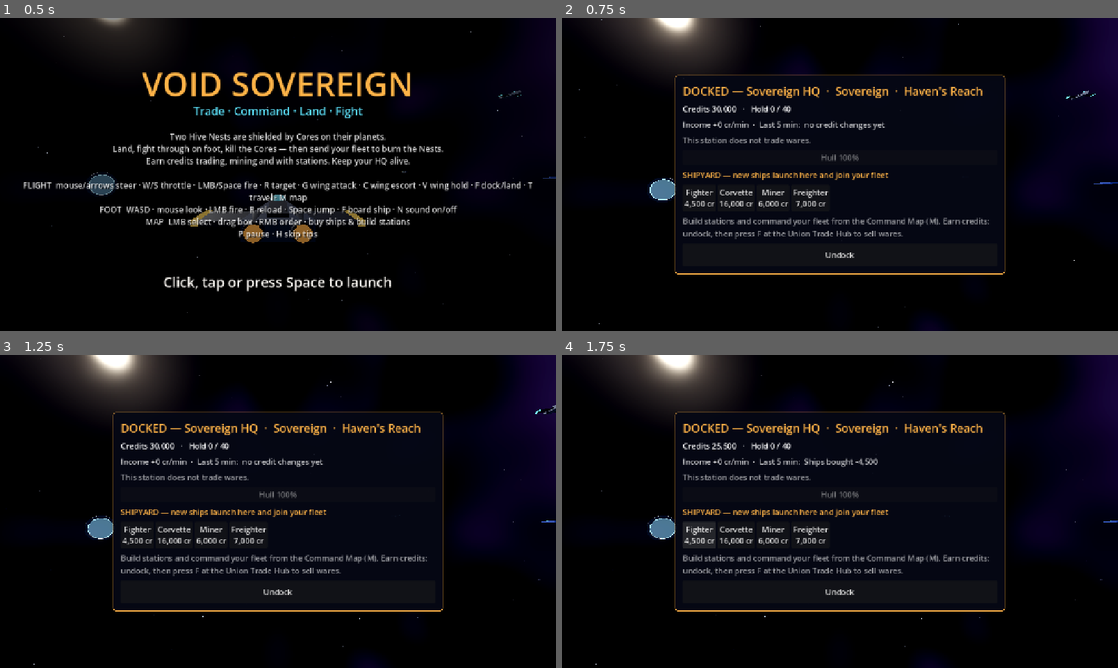
Above: before the commit, frames 1-4 (two rows, left to right).
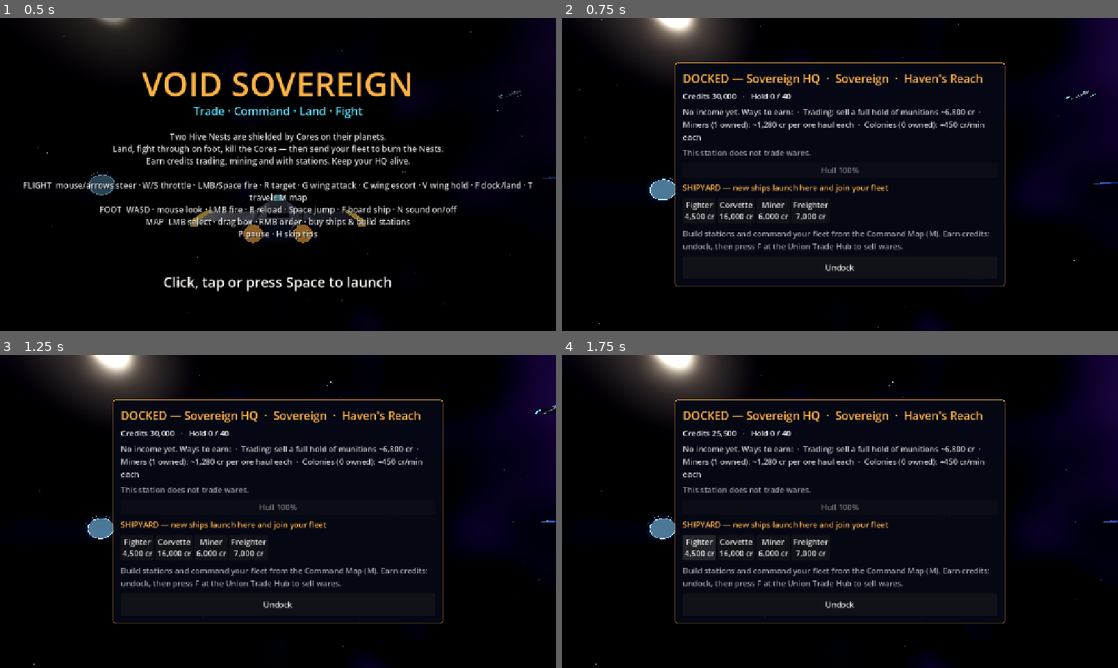
Above: after the commit, the same moments.

Repository: iladin/godot-web-games
Game: Godot game, scene res://scenes/main.tscn
The game is run twice, just before and just after one commit, with the same random seed, the same clock (stepped at 60 frames per second) and the same inputs.
Inputs (mouse positions are in pixels of both pictures, inside the frame that each line leads up to):
- Up to frame 1 (0.5 s): no input
- Up to frame 2 (0.75 s): tap Enter (ui_accept) at 0.5 s; move the mouse to (962, 158) at 0.52 s; hold Up (pitch_up) from 0.53 s (still down); tap F (act) at 0.6 s; click (962, 158) at 0.67 s
- Up to frame 3 (1.25 s): keep holding Up (pitch_up); tap Enter (ui_accept) at 0.77 s
- Up to frame 4 (1.75 s): release Up (pitch_up) at 1.25 s; click "Fighter 4,500 cr" at 1.25 s

Frame 1 is identical in both runs. In frame 2, 8.1% of the frame differs, in the area x 20-80%, y 14-86%; in frame 3, 8.1%; in frame 4, 8.3%.

Commit message:
studio(S0036): VS-040 Income empty state and net/gross labelling
Map/dock ledger lists 3 income sources while gross is 0, then net (gross).
QA PASS round 1; check.sh PASS.

Co-Authored-By: Claude Sonnet 5.5 <noreply@anthropic.com>
Claude-Session: https://claude.ai/code/session_016YmgZkgqS4hE63QA7kEsMi

Diff:
--- a/games/void-sovereign/scripts/selftest.gd
+++ b/games/void-sovereign/scripts/selftest.gd
@@ -784,6 +784,12 @@
 	assert(float(u.ledger.totals["ships"]) < 0.0 and float(u.ledger.totals["bounty"]) == Defs.BOUNTY["drone"])
 	var rate := u.ledger.income_per_min(u.time)
 	assert(rate > 0.0, "cr/min counts recent income")
+	# VS-040: gross >= net; panel shows net (gross) once income starts and sources before.
+	assert(u.ledger.income_per_min(u.time) >= u.ledger.net_per_min(u.time) - 0.001, "gross >= net")
+	assert(Hud.ledger_text(u).contains("net ") and Hud.ledger_text(u).contains("gross "), "panel labels net and gross")
+	var fresh := Universe.new()
+	fresh.setup(JOURNEY_SEED)
+	assert(fresh.income_sources().size() == 3 and Hud.ledger_text(fresh).contains("No income yet") and Hud.ledger_text(fresh).contains("0 owned"), "empty state lists 3 sources")
 	assert(not u.ledger.breakdown(u.time).is_empty())
 	# Rolling windows: after 6 quiet minutes the breakdown is empty and only new income counts.
 	u.time += 360.0
--- a/games/void-sovereign/scripts/sim/ledger.gd
+++ b/games/void-sovereign/scripts/sim/ledger.gd
@@ -56,6 +56,18 @@
 	return gain / span * 60.0
 
 
+## Net income (earnings minus spending) per minute over the same window; gross >= net always.
+func net_per_min(now: float) -> float:
+	var first := int(floor((now - RATE_WINDOW) / BUCKET)) + 1
+	var net := 0.0
+	for b: Dictionary in _buckets:
+		if int(b["i"]) >= first:
+			for c: String in b["net"]:
+				net += float(b["net"][c])
+	var span := clampf(now - maxf(float(first) * BUCKET, 0.0), MIN_RATE_SPAN, RATE_WINDOW)
+	return net / span * 60.0
+
+
 ## Net credits per category over the last `window` seconds, largest magnitude first.
 ## Returns [[category, amount], ...]; categories that rounded to zero are left out.
 func breakdown(now: float, window: float = BREAKDOWN_WINDOW) -> Array:
--- a/games/void-sovereign/scripts/sim/universe.gd
+++ b/games/void-sovereign/scripts/sim/universe.gd
@@ -223,6 +223,22 @@
 				nf.append(n)
 		frontier = nf
 	return out
+
+
+## VS-040: the three income sources shown before the first income, with estimates computed from the
+## same Defs numbers that pay out (full-hold sale at base price, per-minute colony income).
+func income_sources() -> Array[String]:
+	var hold: int = int(Defs.SHIP["interceptor"]["cargo"])
+	var haul: int = int(Defs.SHIP["miner"]["cargo"])
+	var miners := 0
+	for e: Variant in entities.values():
+		if e is ShipData and (e as ShipData).faction == Defs.Faction.PLAYER and (e as ShipData).cls == "miner":
+			miners += 1
+	return [
+		"Trading: sell a full hold of munitions ~%s cr" % Hud._fmt(float(hold) * float(Defs.BASE_PRICE["munitions"])),
+		"Miners (%s owned): ~%s cr per ore haul each" % [miners, Hud._fmt(float(haul) * float(Defs.BASE_PRICE["ore"]))],
+		"Colonies (%d owned): +%d cr/min each" % [colonies(), int(Defs.COLONY_INCOME)],
+	]
 
 
 func colonies() -> int:
--- a/games/void-sovereign/scripts/ui/hud.gd
+++ b/games/void-sovereign/scripts/ui/hud.gd
@@ -390,7 +390,13 @@
 
 ## VS-024: "last 5 min" credit breakdown for the map (one category per line) and dock (inline).
 static func ledger_text(p_u: Universe, max_lines: int = 10, inline: bool = false) -> String:
-	var head := "Income +%s cr/min%sLast 5 min:" % [_fmt(p_u.ledger.income_per_min(p_u.time)), "  ·  " if inline else "\n"]
+	var gross := p_u.ledger.income_per_min(p_u.time)
+	var sep := "  ·  " if inline else "\n"
+	if gross <= 0.0:   # VS-040: nothing earned yet; say where income comes from instead of "+0"
+		var src := p_u.income_sources()
+		return "No income yet. Ways to earn:" + sep + sep.join(PackedStringArray(src)) if inline else "No income yet. Ways to earn:\n  " + "\n  ".join(PackedStringArray(src))
+	var net := p_u.ledger.net_per_min(p_u.time)
+	var head := "Income: net %s%s cr/min (gross +%s)%sLast 5 min:" % ["+" if net >= 0.0 else "-", _fmt(absf(net)), _fmt(gross), sep]
 	var parts: Array[String] = []
 	var rows := p_u.ledger.breakdown(p_u.time)
 	for r: Array in rows.slice(0, max_lines):
--- a/games/void-sovereign/studio/state.json
+++ b/games/void-sovereign/studio/state.json
@@ -5,9 +5,9 @@
     "since": "",
     "session": ""
   },
-  "session_counter": 35,
-  "last_session": "S0035",
+  "session_counter": 36,
+  "last_session": "S0036",
   "last_mode": "BUILD",
   "last_review_session": "S0031",
-  "builds_since_review": 5
+  "builds_since_review": 6
 }
Not shown, changed: games/void-sovereign/DESIGN.md
Not shown, changed: games/void-sovereign/HANDOVER.md
Not shown, changed: games/void-sovereign/studio/BACKLOG.md
Not shown, changed: games/void-sovereign/studio/LOG.md
